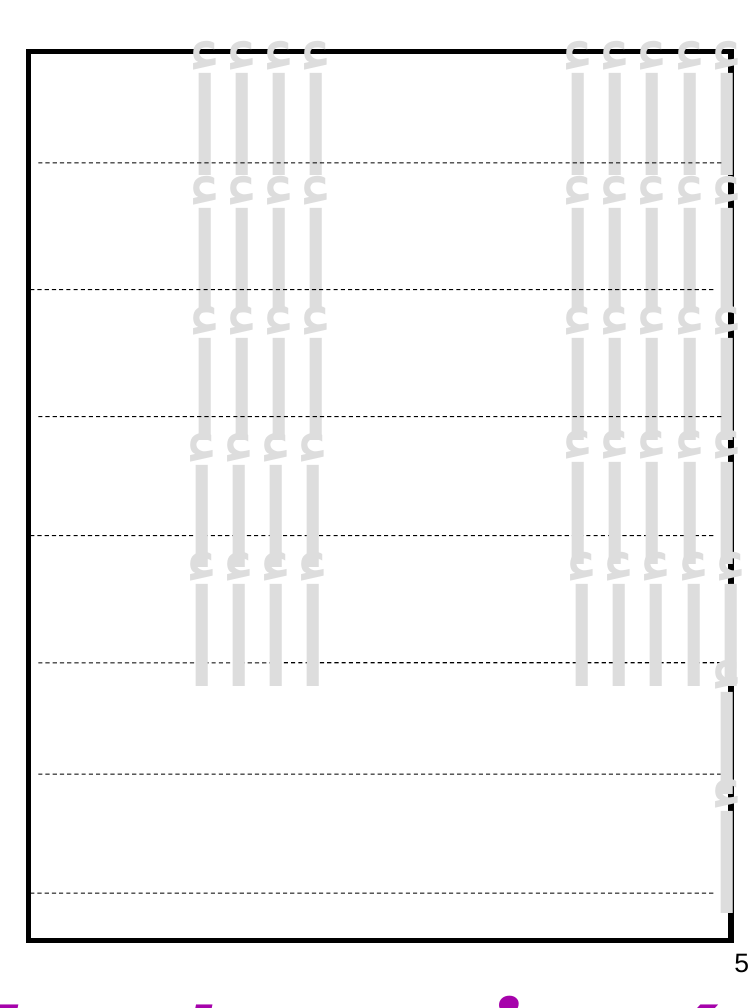
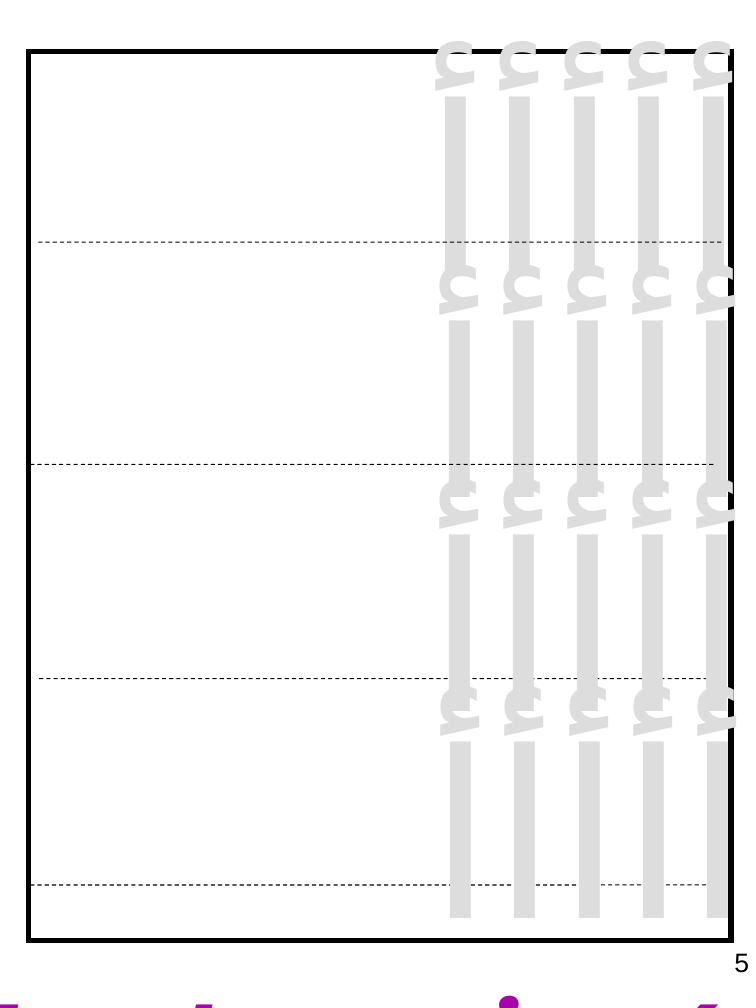
Before and after one commit to mmkhalil2002/AI, a slide deck: slide 5 of funlearning4u/nonAI/books/arabic-book1-v11-1-long.ppt. Drawn at 756x1008 pixels with LibreOffice and Linux fonts; fonts in the diff are those of the drawing. Boxes give left, top, right and bottom in pixels: in the first picture for what was removed or moved away, otherwise in the second. Text is boxed around its words. In the diff, an @@ line names an element or a change of style, - is before the commit and + after.

```diff
--- a/funlearning4u/nonAI/books/arabic-book1-v11-1-long.ppt
+++ b/funlearning4u/nonAI/books/arabic-book1-v11-1-long.ppt
@@ text "أأأأأ": place and size @@
-text "أأأأأ" at [560, 66, 746, 202]
+text "أأأأأ" at [424, 85, 746, 319]
@@ flow chart document removed at [0, 35, 346, 249] @@
-أأأأ
@@ line removed from (722, 163) to (36, 163) @@
@@ text "أأأأأ": place and size @@
-text "أأأأأ" at [560, 200, 746, 336]
+text "أأأأأ" at [427, 309, 749, 543]
@@ line moved from (714, 289) - (28, 289) to (722, 242) - (36, 242) @@
@@ text removed at [186, 289, 335, 291] @@
-أأأأ
@@ text removed at [186, 416, 335, 418] @@
-أأأأ
@@ text "أأأأأ": place and size @@
-text "أأأأأ" at [564, 577, 750, 713]
+text "أأأأأ" at [427, 523, 749, 757]
@@ line moved from (722, 416) - (36, 416) to (714, 465) - (28, 465) @@
@@ text removed at [560, 454, 746, 584] @@
-أأأأأ
@@ line removed from (714, 535) to (28, 535) @@
@@ text removed at [183, 535, 332, 536] @@
-أأأأ
@@ size 96 to 166 pt; more space between paragraphs in 4 elements at [424, 85, 746, 319], [427, 309, 749, 543], [427, 523, 749, 757], [428, 729, 750, 963] @@
@@ text "أأأأأ": place and size @@
-text "أأأأأ" at [560, 331, 746, 467]
+text "أأأأأ" at [428, 729, 750, 963]
@@ line moved from (722, 662) - (36, 662) to (722, 678) - (37, 678) @@
@@ text removed at [183, 662, 332, 664] @@
-أأأأ
@@ text removed at [709, 686, 746, 821] @@
-أ
@@ line removed from (722, 774) to (36, 774) @@
@@ text removed at [709, 804, 746, 940] @@
-أ
@@ line moved from (714, 893) - (28, 893) to (714, 885) - (28, 885) @@
```
Also in this commit, not shown: 19 other slides changed, 15 other files.
